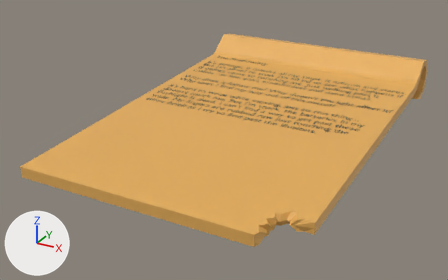
The Blender file Assets/BlenderAssets/parchment-The Shadow.blend, before and after one commit.
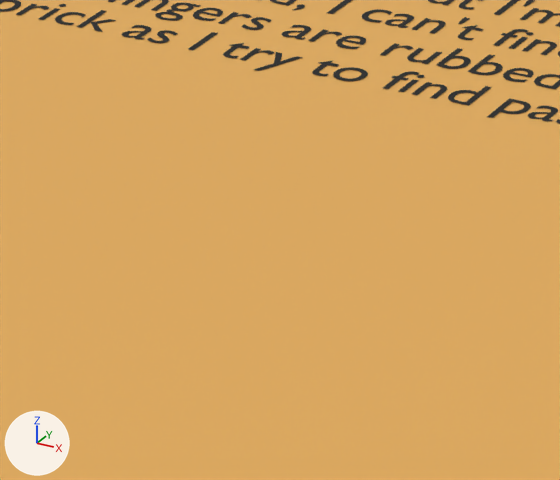
Each version is shown whole from a camera (50 mm lens) standing at (0.864, -1.721, 0.829) and looking at (-0.072, -0.019, -0.022), then close up on the part from 38% to 57% of the width and 37% to 63% of the height. The axes (+X, +Y, +Z) are drawn at lower left. The lights are the same throughout.

In view in the first close-up: 'Cube', 'Text'.
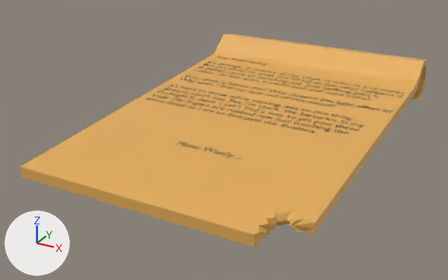
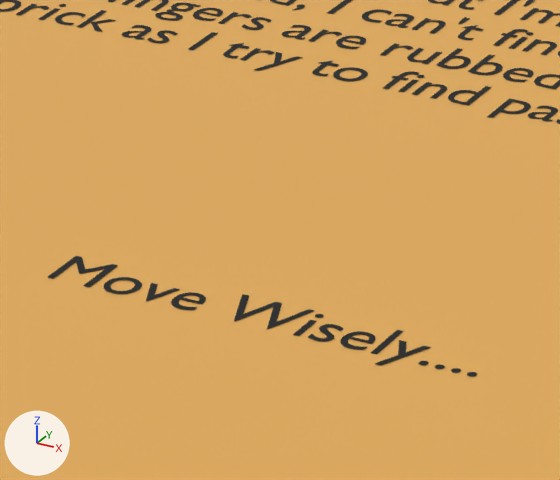
What differs and where, as boxes [x1, y1, x2, y2] in the close-ups (560 x 480 px):
'Text', text changed
    before: [0, 0, 560, 124]
    after: [0, 0, 560, 377]

Edits to the bpy script that builds the scene:
```text
Change txt_hi:
    txt_hi.body: "The Shadowling\n\nIt's strange, it mimics all my steps. It follows and stares.\nBut I'm afraid to stop, I'm afraid to see what happens if\nit comes close to touching me. Just walking past it\nmakes me feel cold, emotionless and dead inside.\n\nWhy does it follow me? Why doesn't the light affect it?\nWhy can't I find my way out of this maze!?\n\nIt's hard to write while moving, just so this thing... \ndoesn't touch me. But I'm stuck, the batteries in my\nflashlight is dead, I can't find a way to get past these\nwalls. My fingers are rubbed raw just touching the\nstone brick as I try to find past the illusions." -> "The Shadowling\n\nIt's strange, it mimics all my steps. It follows and stares.\nBut I'm afraid to stop, I'm afraid to see what happens if\nit comes close to touching me. Just walking past it\nmakes me feel cold, emotionless and dead inside.\n\nWhy does it follow me? Why doesn't the light affect it?\nWhy can't I find my way out of this maze!?\n\nIt's hard to write while moving, just so this thing... \ndoesn't touch me. But I'm stuck, the batteries in my\nflashlight is dead, I can't find a way to get past these\nwalls. My fingers are rubbed raw just touching the\nstone brick as I try to find past the illusions.\n\n\n\n\n\n\n                             Move Wisely...."
```
